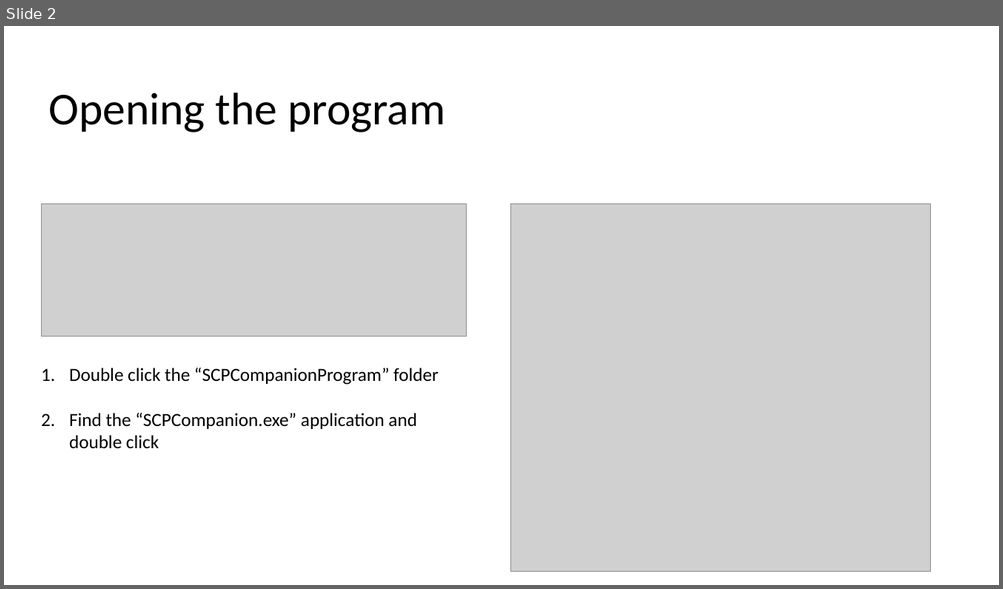
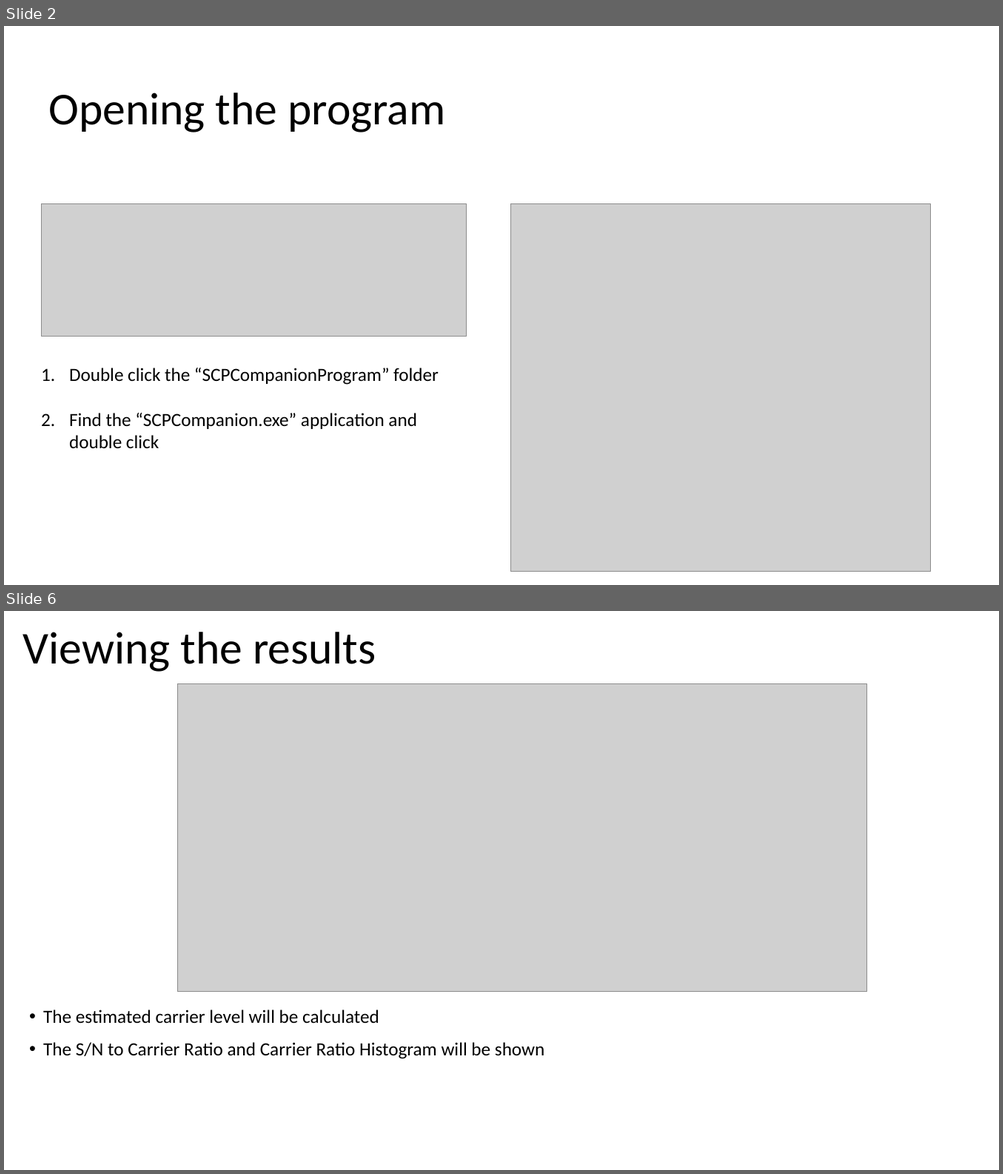
Before and after one commit to scp-ms/SCPCompanion, a slide deck: GettingStarted/UsingSCPCompanion.pptx. Shown one above the other, each under a label of ours: slide 2 before the commit, slides 2 and 6 after it; the slides between them are not shown. The pictures are 1003x589 and 1003x1174 pixels, drawn with LibreOffice and Linux fonts; fonts in the diff are those of the drawing; grey boxes stand for pictures. Boxes give left, top, right and bottom in pixels: in the first picture for what was removed or moved away, otherwise in the second. Text is boxed around its words. In the diff, an @@ line names an element or a change of style, - is before the commit and + after.

```diff
--- a/GettingStarted/UsingSCPCompanion.pptx
+++ b/GettingStarted/UsingSCPCompanion.pptx
@@ slide 6 added at <box>4,611,999,1170</box>, background #FFFFFF @@
@@ title added at <box>23,632,375,672</box>, 44 pt, text #000000 @@
+Viewing the results
@@ picture added at <box>177,684,867,992</box> @@
@@ text added at <box>43,1010,544,1059</box>, 18 pt, text #000000 @@
+• The estimated carrier level will be calculated
+• The S/N to Carrier Ratio and Carrier Ratio Histogram will be shown
```
Also in this commit, not shown: 4 slides changed, 1 other slide added, 4 other files.
